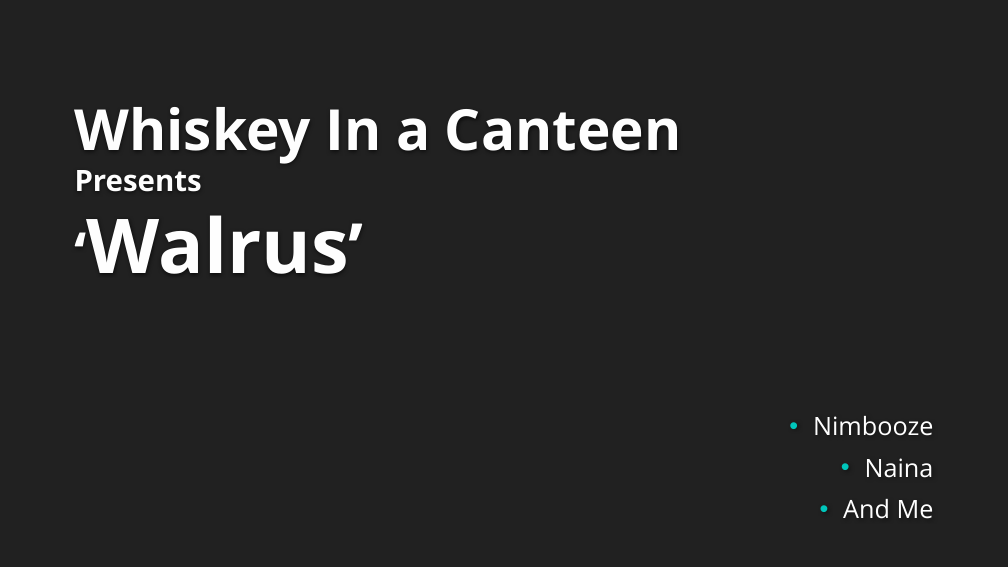
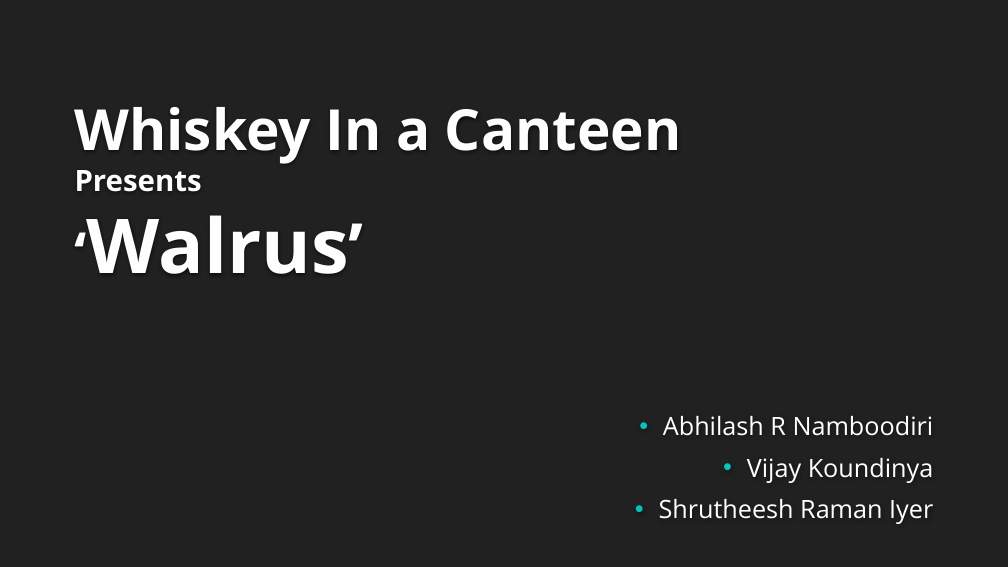
Before and after one commit to AbhilashRN/Walrus, a slide deck: slide 1 of Walrus.pptx. Drawn at 1008x567 pixels with LibreOffice and Linux fonts; fonts in the diff are those of the drawing; background and template pictures are left out. Boxes give left, top, right and bottom in pixels: in the first picture for what was removed or moved away, otherwise in the second. Text is boxed around its words. In the diff, an @@ line names an element or a change of style, - is before the commit and + after.

Commit message:
last commit

```diff
--- a/Walrus.pptx
+++ b/Walrus.pptx
@@ subtitle at (x1=659, y1=416, x2=934, y2=524): text changed @@
-• Nimbooze
-• Naina
-• And Me
+• Abhilash R Namboodiri
+• Vijay Koundinya
+• Shrutheesh Raman Iyer
```
Also in this commit, not shown: 2 other slides changed.
